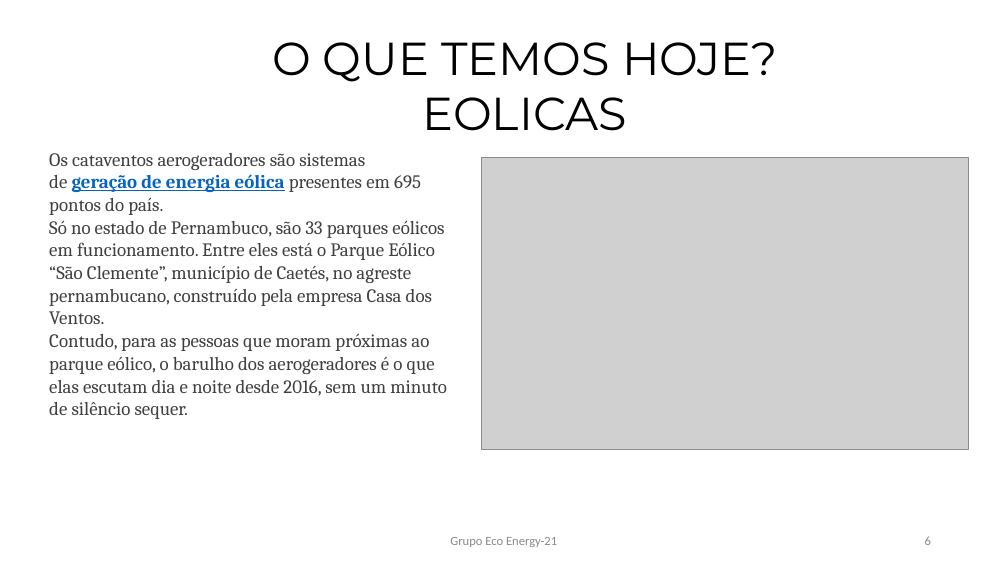
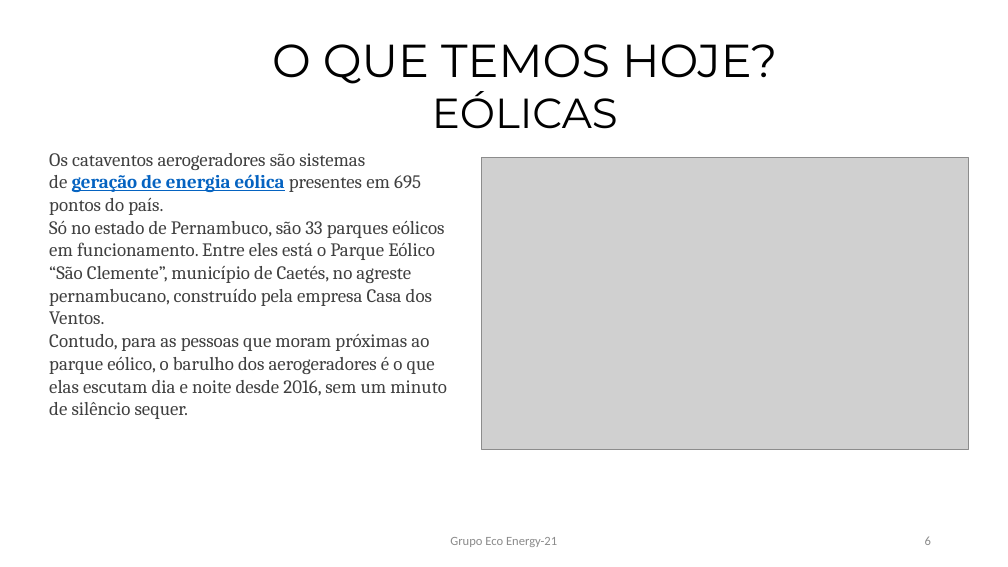
Before and after one commit to sudariogoncalves/ECO-Energy-21-, a slide deck: slide 6 of Projeto Eco-Energy 21.pptx. Drawn at 1008x567 pixels with LibreOffice and Linux fonts; fonts in the diff are those of the drawing; grey boxes stand for pictures. Boxes give left, top, right and bottom in pixels: in the first picture for what was removed or moved away, otherwise in the second. Text is boxed around its words. In the diff, an @@ line names an element or a change of style, - is before the commit and + after.

```diff
--- a/Projeto Eco-Energy 21.pptx
+++ b/Projeto Eco-Energy 21.pptx
@@ text at <box>432,91,618,129</box>: text changed; size 44 to 40 pt @@
-EOLICAS
+EÓLICAS
```
Also in this commit, not shown: 6 other slides changed, 2 slides added, 1 slide removed.
